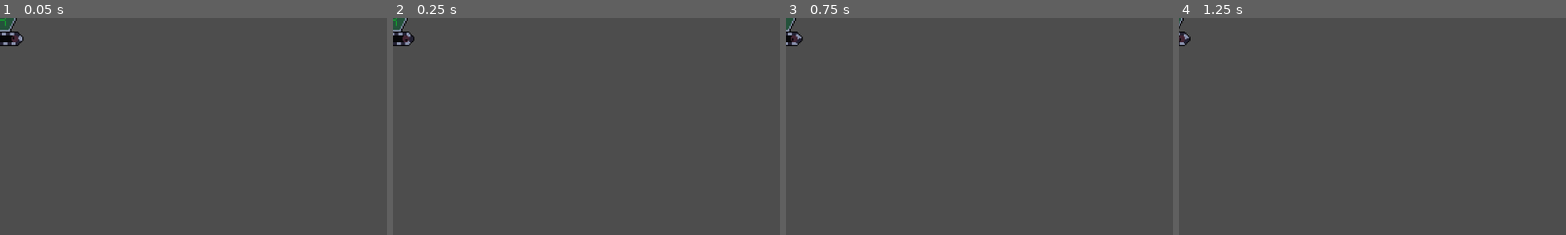
Above: before the commit, frames 1-4 (left to right).
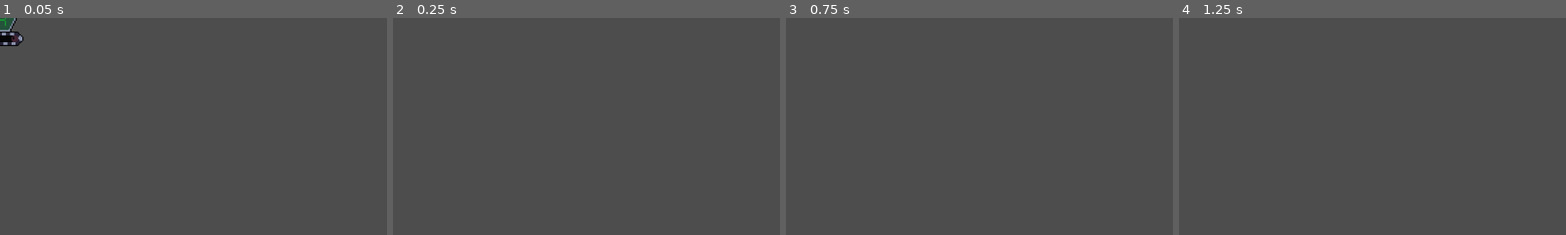
Above: after the commit, the same moments.

Repository: AuraDvin/MvR
Game: Godot game, scene res://characters/enemies/shielded_enemy/shielded_enemy.tscn
Two runs of this game, one before a commit and one after it. Both use one fixed random seed, a clock stepped at 60 frames per second and the inputs below. This scene is started directly instead of the project's main scene.
Inputs (mouse positions are % of the whole screen's width and height, from its top left):
- Up to frame 1 (0.05 s): no input
- Up to frame 2 (0.25 s): no input
- Up to frame 3 (0.75 s): tap Enter (ui_accept) at 0.5 s; move the mouse to (72, 45) at 0.52 s; hold Right (ui_right) from 0.53 s (still down); click (72, 45) at 0.67 s
- Up to frame 4 (1.25 s): keep holding Right (ui_right); tap Enter (ui_accept) at 0.77 s
The pictures show only the part of the screen within x 0-50%, y 0-50%; the shares and areas given below are measured in that part.

Frame 1 is identical in both runs. In frame 2, 0.5% of the frame differs, in the area x 0-6%, y 0-13%; in frame 3, 0.4%; in frame 4, 0.2%.

Commit message:
survived signal

Diff:
--- a/characters/enemies/enemy.gd
+++ b/characters/enemies/enemy.gd
@@ -13,7 +13,9 @@
 var og_speed
 # Override for each enemy type, so bigger/stronger enemies progress the level more
 var score: int = 1
+
 signal defeated
+signal survived
 
 @export var speed: float
 @export var max_speed: float = 10.0
@@ -63,7 +65,9 @@
 	position += veloc
 
 	# For testing purposes - remove if off-screen
-	if position.x <= -20000.0:
+	if position.x <= 0.0:
+		emit_signal("survived")
+		await get_tree().create_timer(0.2).timeout
 		queue_free()
 
 
